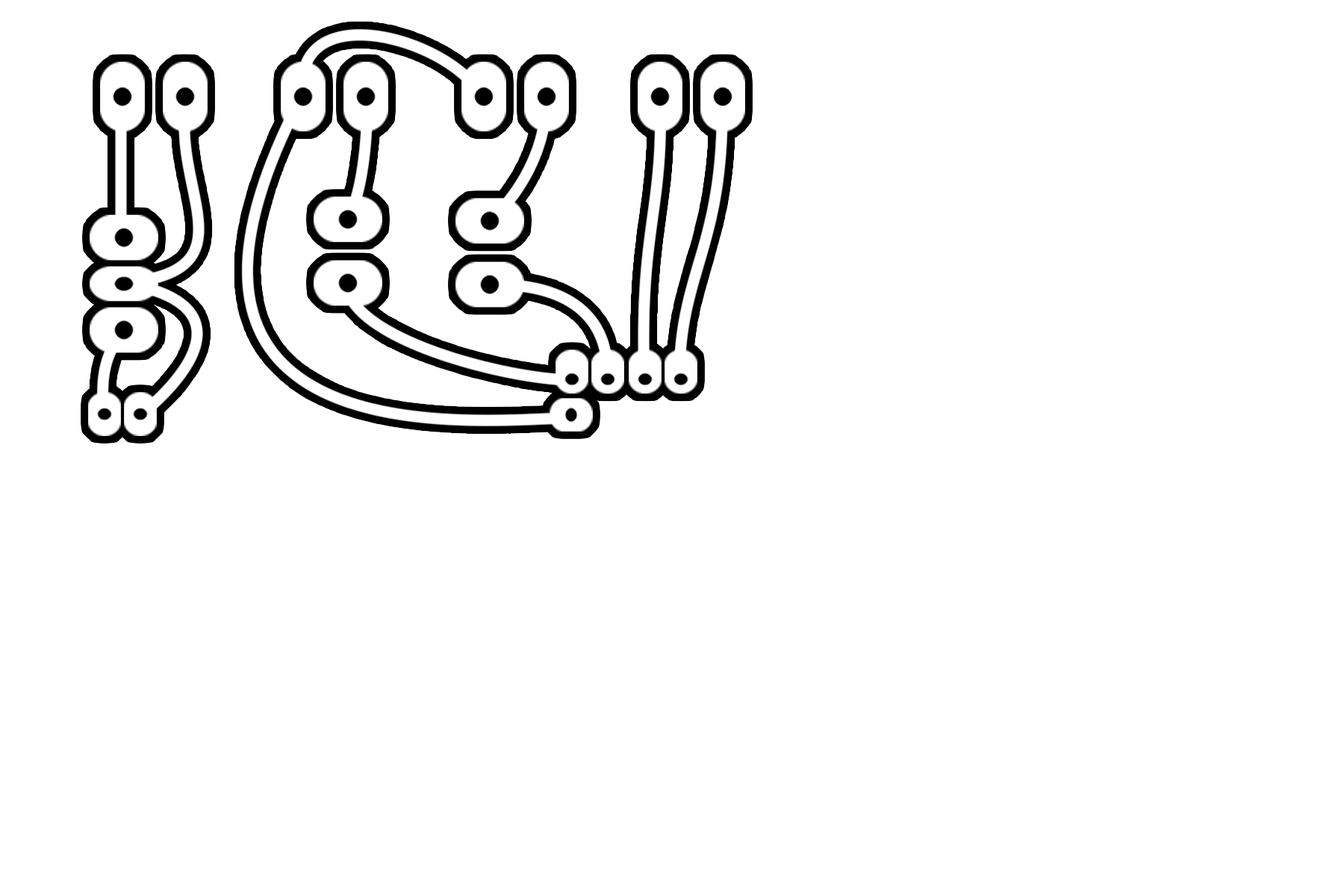
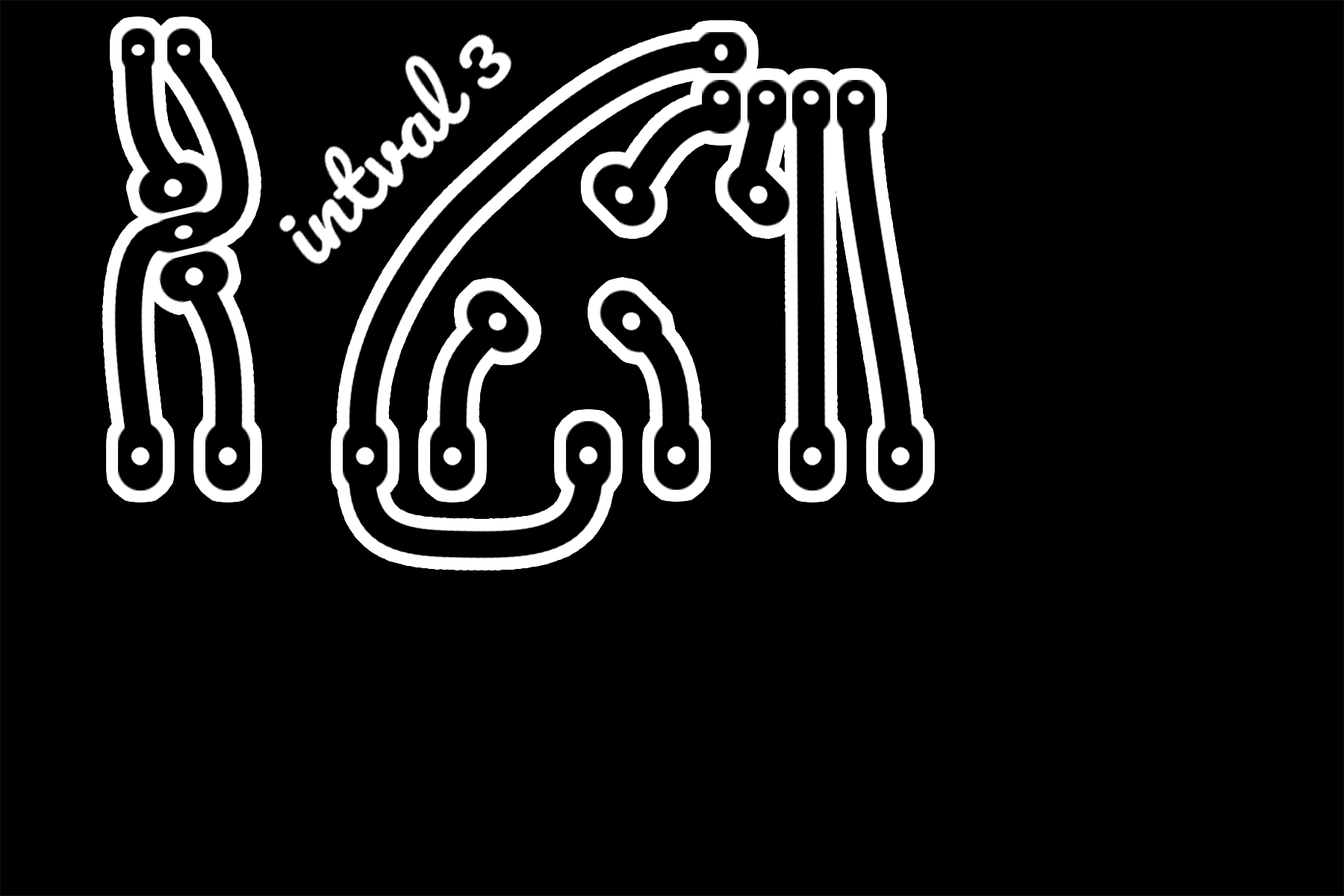
The second 1344 x 896 image is a revision of the first. Changes to its layers:
hid "RASTER_3_flip_stroke" over (80, 20, 753, 444)
added layer "intval 3" above "RASTER4" over (277, 32, 513, 266)
added layer "RASTER4" above "Background copy 2" over (113, 28, 923, 560)
added layer "Background copy 2" above "RASTER_3" over (0, 0, 1344, 896)
